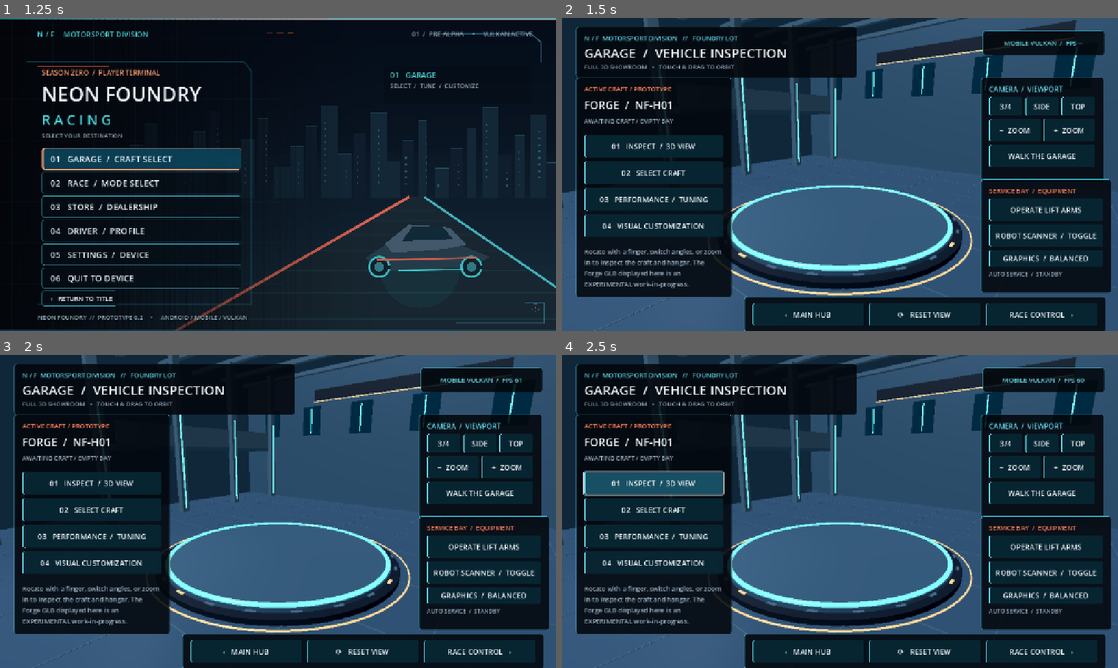
Above: before the commit, frames 1-4 (two rows, left to right).
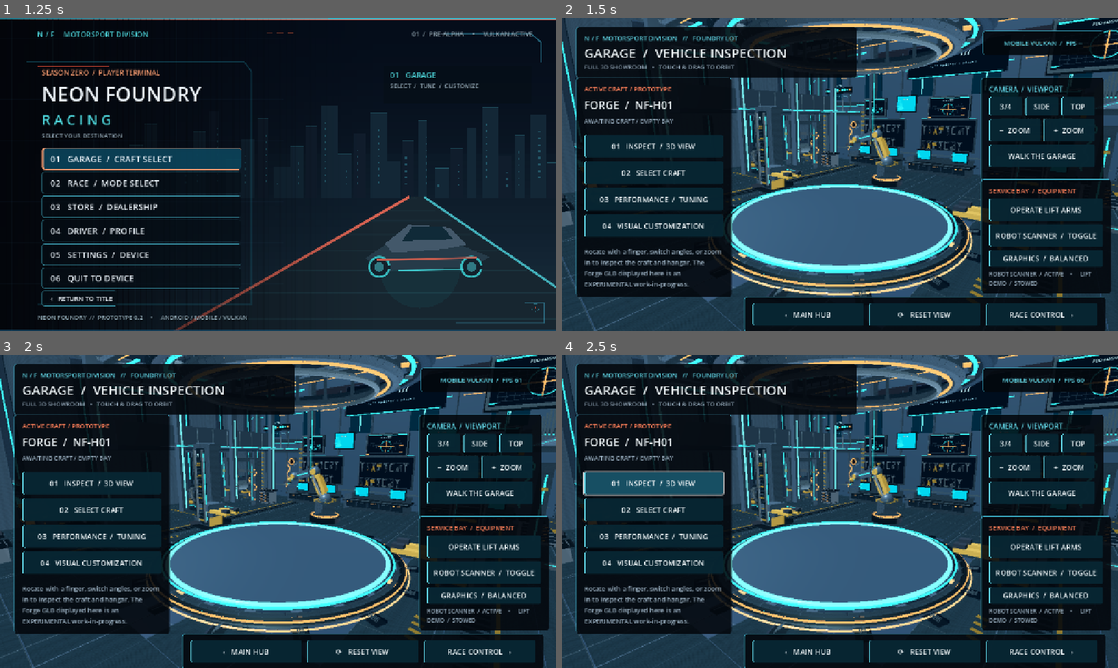
Above: after the commit, the same moments.

Repository: tpylman90-ctrl/NeonFoundry-Racing
Game: Godot game, scene res://scenes/title_menu.tscn
Two runs of this game, one before a commit and one after it. Both use one fixed random seed, a clock stepped at 60 frames per second and the inputs below.
Inputs:
- Up to frame 1 (1.25 s): click "›› ENTER THE FOUNDRY" at 0.5 s
- Up to frame 2 (1.5 s): click "01 GARAGE / CRAFT SELECT" at 1.25 s
- Up to frame 3 (2 s): no input
- Up to frame 4 (2.5 s): click "01 INSPECT / 3D VIEW" at 2 s

Frame 1 is identical in both runs. In frame 2, 27% of the frame differs, in the area x 0-100%, y 0-100%; in frame 3, 27%; in frame 4, 27%.
Error before the commit: Parse Error: Cannot find member "TEXTURE_REPEAT_ENABLED" in base "BaseMaterial3D". (res://scripts/garage_workshop.gd:147)

Commit message:
Remove unsupported 4.5 material texture-repeat enum; use default repeat behavior

Diff:
--- a/game/scripts/garage_workshop.gd
+++ b/game/scripts/garage_workshop.gd
@@ -144,7 +144,6 @@
 		var mat: StandardMaterial3D = _materials[material_id]
 		mat.albedo_texture = load(color_path)
 		mat.texture_filter = BaseMaterial3D.TEXTURE_FILTER_LINEAR_WITH_MIPMAPS
-		mat.texture_repeat = BaseMaterial3D.TEXTURE_REPEAT_ENABLED
 		if material_id == FLOOR:
 			mat.roughness = 0.78
 			mat.metallic = 0.08
